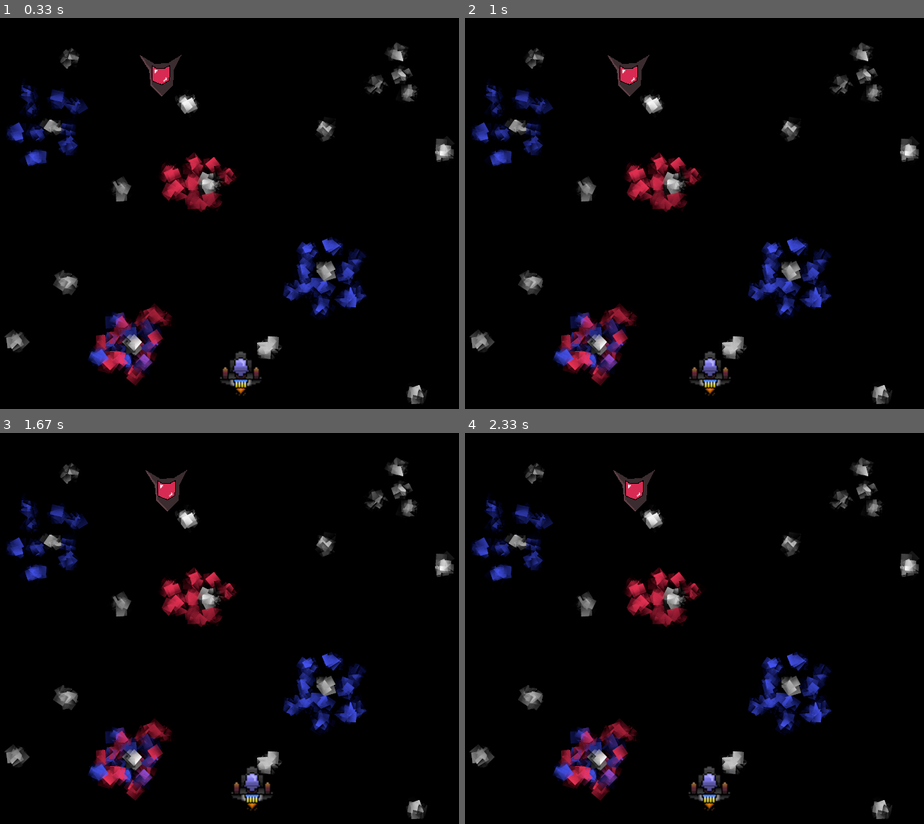
Above: before the commit, frames 1-4 (two rows, left to right).
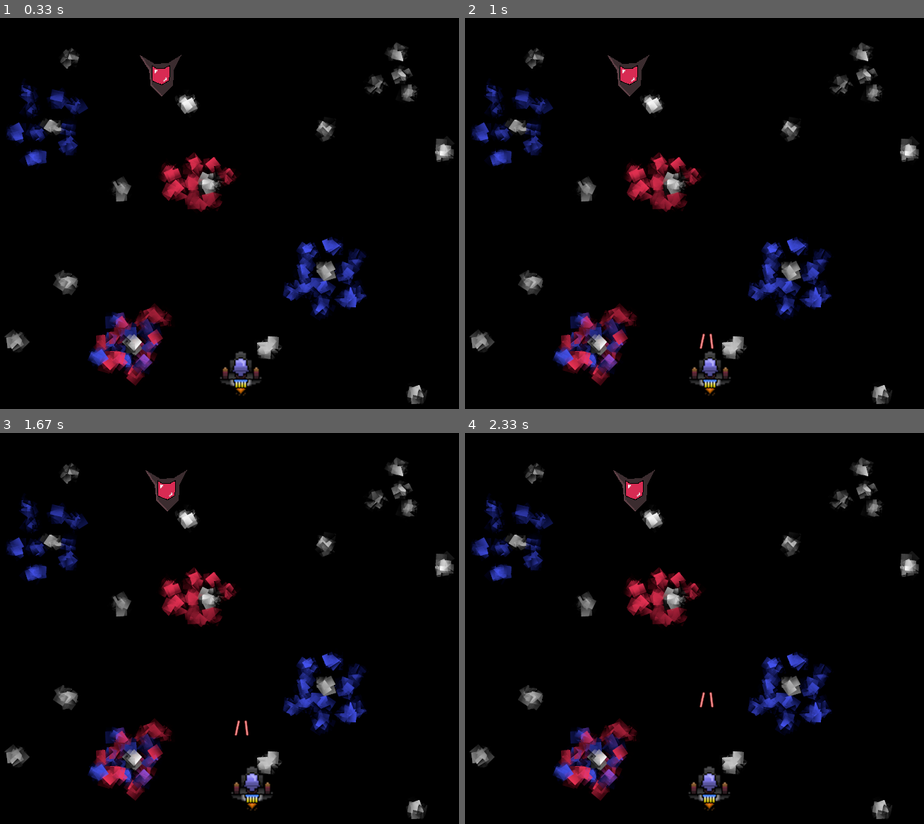
Above: after the commit, the same moments.

Repository: ohank/pygame_test
Game: pygame game, started from game.py
Same seed, same stepped clock (60 frames per second), same inputs: the game is played once before the commit and once after it.
Inputs:
- Up to frame 1 (0.33 s): no input
- Up to frame 2 (1 s): tap Space at 0.33, 0.73 s; hold Right from 0.67 s (still down)
- Up to frame 3 (1.67 s): tap Space at 1.03, 1.23, 1.53 s; release Right at 1.13 s; hold Right 1.17-1.63 s
- Up to frame 4 (2.33 s): hold Left 1.67-2.2 s; tap Space at 1.73, 2.03, 2.3 s; hold Left from 2.23 s (still down)

Frame 1 is identical in both runs. In frame 2, less than 0.1% of the frame differs, in the area x 51-55%, y 80-85%; in frame 3, less than 0.1%; in frame 4, less than 0.1%.

Commit message:
Added player can shoot laser but no collision

Diff:
--- a/game.py
+++ b/game.py
@@ -23,6 +23,11 @@
 enemy_move_x = 0.1
 enemy_move_y = 0
 
+laser_image = pygame.image.load('assets/laser.png')
+laser_pos = {"x": 370, "y": 480}
+laser_move_y = 1
+laser_ready = True
+
 
 def draw_player(player_position: dict):
     screen.blit(player_image, (player_position['x'], player_position['y']))
@@ -31,6 +36,11 @@
 def draw_enemy(enemy_position: dict):
     screen.blit(enemy_image, (enemy_position['x'], enemy_position['y']))
 
+
+def fire_weapon(projectile_position: dict):
+    global laser_ready
+    laser_ready = False
+    screen.blit(laser_image, (projectile_position['x'] + 16, projectile_position['y'] + 10))
 
 while run:
     screen.fill((50, 50, 150))
@@ -44,6 +54,9 @@
                 player_move_x = -0.3
             if event.key == pygame.K_RIGHT:
                 player_move_x = 0.3
+            if event.key == pygame.K_SPACE and laser_ready:
+                laser_pos['x'] = player_pos['x']
+                fire_weapon(laser_pos)
         if event.type == pygame.KEYUP:
             if event.key == pygame.K_RIGHT or event.key == pygame.K_LEFT:
                 player_move_x = 0
@@ -59,7 +72,13 @@
     if enemy_pos['x'] >= 736:
         enemy_move_x = -0.1
         enemy_pos['y'] += 5
+    if laser_pos['y'] <= 0:
+        laser_ready = True
+        laser_pos = {"x": 370, "y": 480}
 
+    if not laser_ready:
+        fire_weapon(laser_pos)
+        laser_pos['y'] -= laser_move_y
     draw_player(player_pos)
     draw_enemy(enemy_pos)
     pygame.display.update()
Binary file added: assets/laser.png
Not shown, added: assets/laser.xcf
